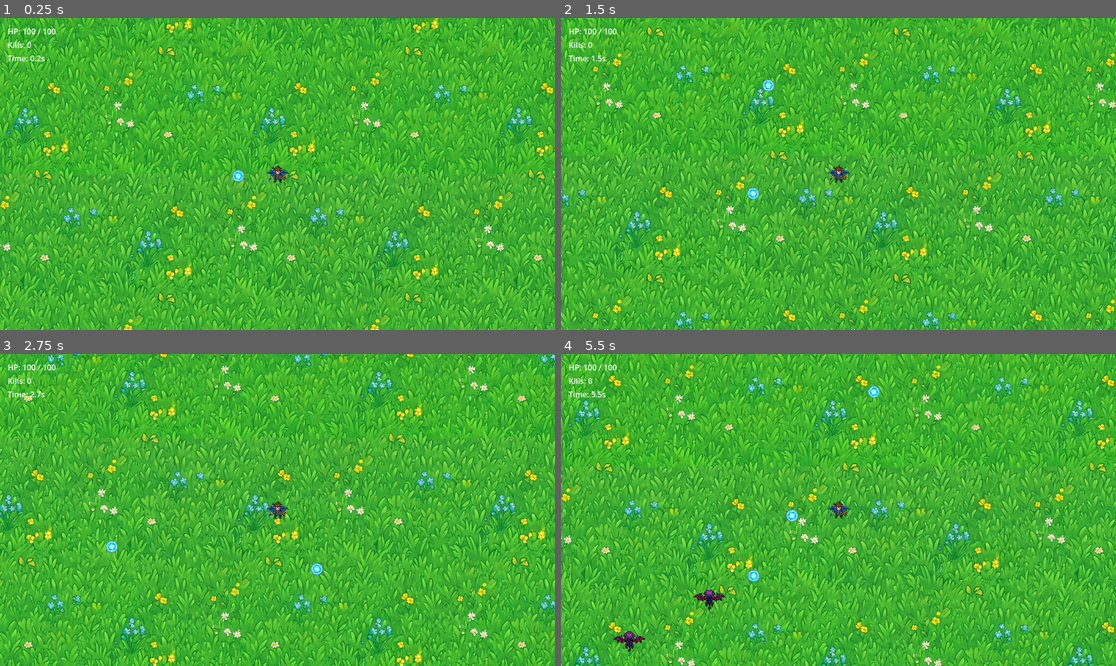
Above: before the commit, frames 1-4 (two rows, left to right).
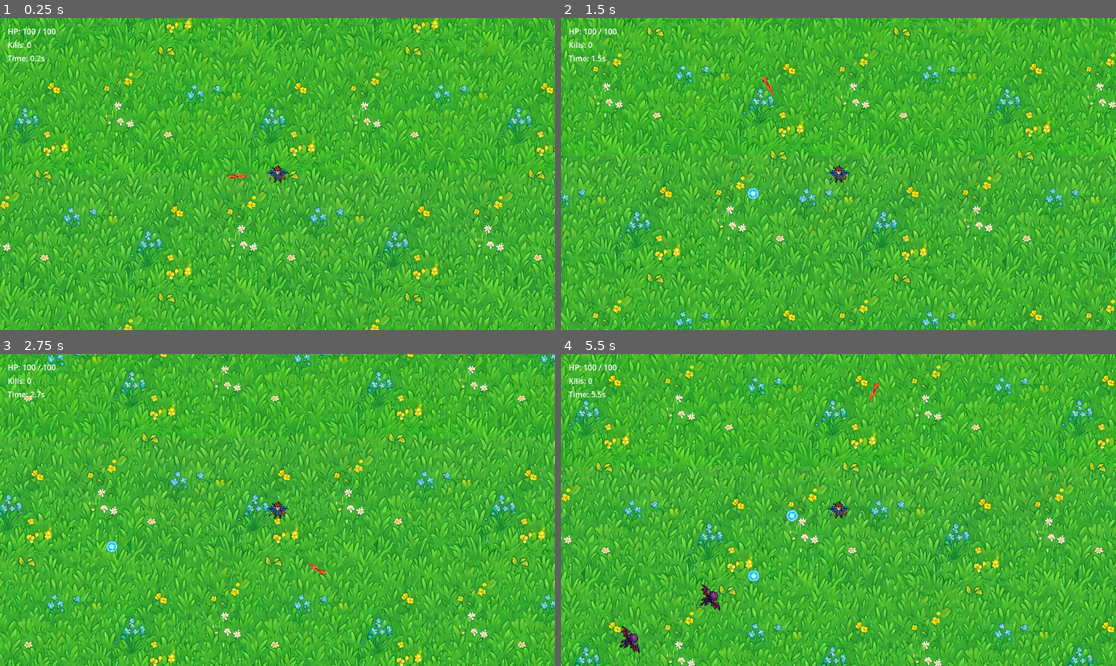
Above: after the commit, the same moments.

Repository: SummerEngine/template-2d-vampire-survivor-roguelike
Game: Godot game, scene res://main.tscn
Two runs of this game, one before a commit and one after it. Both use one fixed random seed, a clock stepped at 60 frames per second and the inputs below.
Inputs:
- Up to frame 1 (0.25 s): no input
- Up to frame 2 (1.5 s): hold D 0.53-1.28 s; hold R 0.53-1.28 s; hold S from 1.28 s (still down); tap R at 1.35 s
- Up to frame 3 (2.75 s): release S at 2.03 s; hold D from 2.03 s (still down); hold R from 2.03 s (still down)
- Up to frame 4 (5.5 s): release D at 2.78 s; release R at 2.78 s; hold W 2.78-3.53 s; tap R at 2.85, 4.35 s; hold R 3.53-4.28 s; hold A 3.53-5.03 s; hold S from 5.03 s (still down); hold R from 5.03 s (still down)

The runs differ from the first frame. In frame 1, less than 0.1% of the frame differs, in the area x 40-45%, y 48-53%; in frame 2, less than 0.1%; in frame 3, less than 0.1%; in frame 4, 0.5%, in the area x 9-58%, y 8-96%.

Commit message:
feat: enemies rotate toward player; arrow sprite for non-homing missile
- Enemies face their travel direction (toward the player)
- WeaponDef gains per-weapon projectile texture/scale/rotation offset
- Projectiles rotate to travel direction; random missile uses fiery arrow
- Fix projectile lifetime: configure before add_child so the despawn timer uses the weapon's lifetime

Co-Authored-By: Claude Opus 4.8 (1M context) <noreply@anthropic.com>

Diff:
--- a/resources/weapons/random_missile.tres
+++ b/resources/weapons/random_missile.tres
@@ -1,6 +1,7 @@
-[gd_resource type="Resource" script_class="WeaponDef" load_steps=2 format=3]
+[gd_resource type="Resource" script_class="WeaponDef" load_steps=3 format=3]
 
 [ext_resource type="Script" path="res://scripts/weapon_def.gd" id="1"]
+[ext_resource type="Texture2D" path="res://assets/arrow.png" id="2"]
 
 [resource]
 script = ExtResource("1")
@@ -10,3 +11,6 @@
 projectile_speed = 350.0
 homing = false
 lifetime = 2.0
+projectile_texture = ExtResource("2")
+projectile_scale = 0.04
+projectile_rotation_offset_deg = 0.0
--- a/scripts/enemy.gd
+++ b/scripts/enemy.gd
@@ -18,6 +18,8 @@
 		return
 	var dir := (target.global_position - global_position).normalized()
 	velocity = dir * speed
+	# Rotate to face the player. The bat sprite points "up" (-Y), so add 90 deg.
+	rotation = dir.angle() + PI / 2.0
 	move_and_slide()
 
 func take_damage(amount: float) -> void:
--- a/scripts/projectile.gd
+++ b/scripts/projectile.gd
@@ -6,16 +6,24 @@
 var lifetime: float = 2.0
 var homing: bool = false
 var target: Node2D = null
+var rotation_offset: float = 0.0
 
 const TURN_RATE: float = 6.0  # radians/sec steering for homing
 
-func setup(dir: Vector2, spd: float, dmg: float, life: float, home: bool, tgt: Node2D) -> void:
+## Configure from a WeaponDef. Call BEFORE add_child so _ready() sees final
+## values (lifetime timer, etc.). $Sprite2D resolves on the instanced scene
+## even before it enters the tree.
+func setup(dir: Vector2, tgt: Node2D, weapon: WeaponDef) -> void:
 	direction = dir.normalized()
-	speed = spd
-	damage = dmg
-	lifetime = life
-	homing = home
+	speed = weapon.projectile_speed
+	damage = weapon.damage
+	lifetime = weapon.lifetime
+	homing = weapon.homing
 	target = tgt
+	rotation_offset = deg_to_rad(weapon.projectile_rotation_offset_deg)
+	if weapon.projectile_texture != null:
+		$Sprite2D.texture = weapon.projectile_texture
+	$Sprite2D.scale = Vector2(weapon.projectile_scale, weapon.projectile_scale)
 
 func _ready() -> void:
 	body_entered.connect(_on_body_entered)
@@ -31,7 +39,7 @@
 			var desired := (target.global_position - global_position).normalized()
 			direction = direction.lerp(desired, TURN_RATE * delta).normalized()
 	global_position += direction * speed * delta
-	rotation = direction.angle()
+	rotation = direction.angle() + rotation_offset
 
 func _on_body_entered(body: Node) -> void:
 	if body.is_in_group("enemies"):
--- a/scripts/weapon_def.gd
+++ b/scripts/weapon_def.gd
@@ -9,3 +9,9 @@
 @export var projectile_speed: float = 300.0
 @export var homing: bool = false
 @export var lifetime: float = 2.0
+
+# Per-weapon projectile visuals. If projectile_texture is null the projectile
+# scene's default sprite is kept.
+@export var projectile_texture: Texture2D
+@export var projectile_scale: float = 0.06
+@export var projectile_rotation_offset_deg: float = 0.0
--- a/scripts/weapon_system.gd
+++ b/scripts/weapon_system.gd
@@ -45,6 +45,6 @@
 			var a := randf() * TAU
 			dir = Vector2(cos(a), sin(a))
 	var proj := projectile_scene.instantiate()
+	proj.setup(dir, target, weapon)
 	projectiles_container.add_child(proj)
 	proj.global_position = origin
-	proj.setup(dir, weapon.projectile_speed, weapon.damage, weapon.lifetime, weapon.homing, target)
Binary file added: assets/arrow.png
Not shown, added: assets/arrow.png.import
